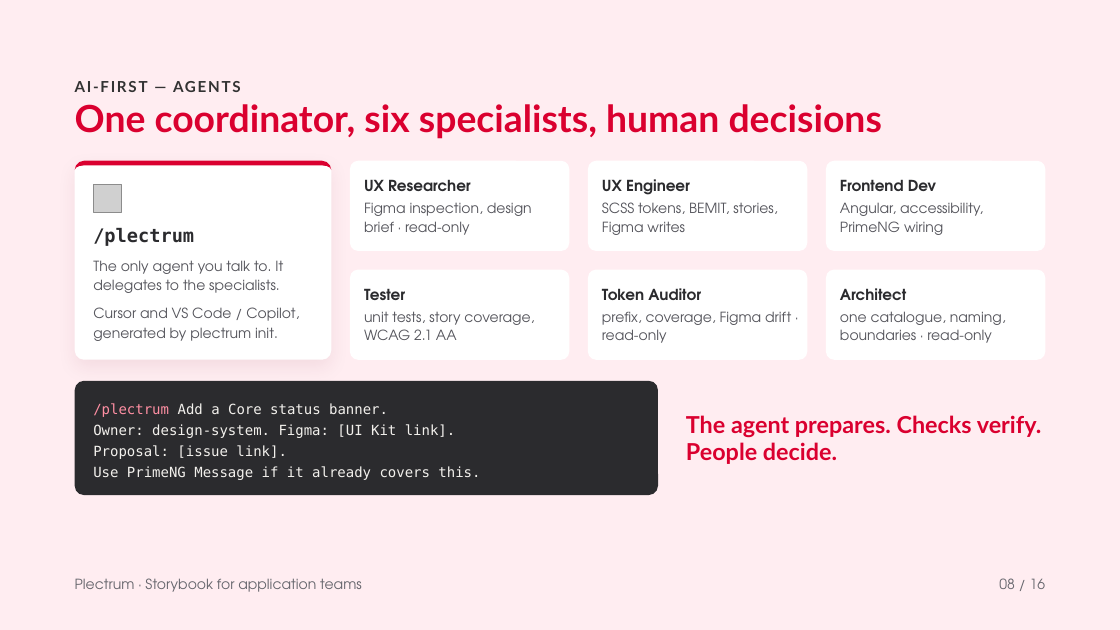
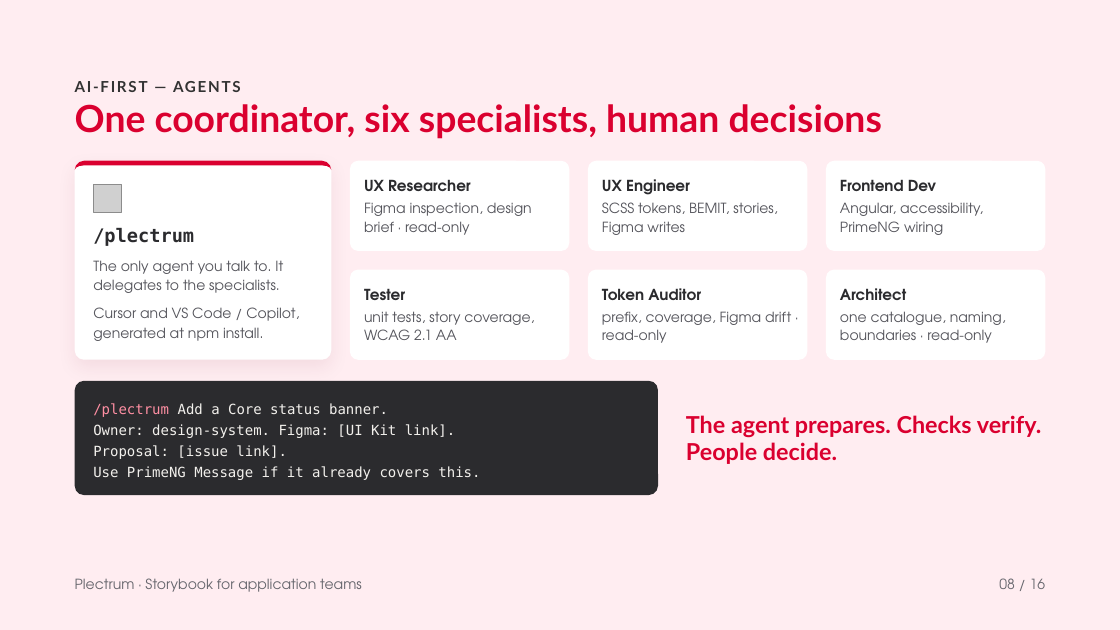
Before and after one commit to solidaris-danielbodigil/solidaris-plectrum, a slide deck: slide 8 of docs/Storybook for application teams.pptx. Drawn at 1120x630 pixels with LibreOffice and Linux fonts; fonts in the diff are those of the drawing; grey boxes stand for pictures. Boxes give left, top, right and bottom in pixels: in the first picture for what was removed or moved away, otherwise in the second. Text is boxed around its words. In the diff, an @@ line names an element or a change of style, - is before the commit and + after.

```diff
--- a/docs/Storybook for application teams.pptx
+++ b/docs/Storybook for application teams.pptx
@@ text at [93,307,299,341]: text changed @@
-Cursor and VS Code / Copilot, generated by plectrum init.
+Cursor and VS Code / Copilot, generated at npm install.
```
Also in this commit, not shown: 8 other slides changed.
